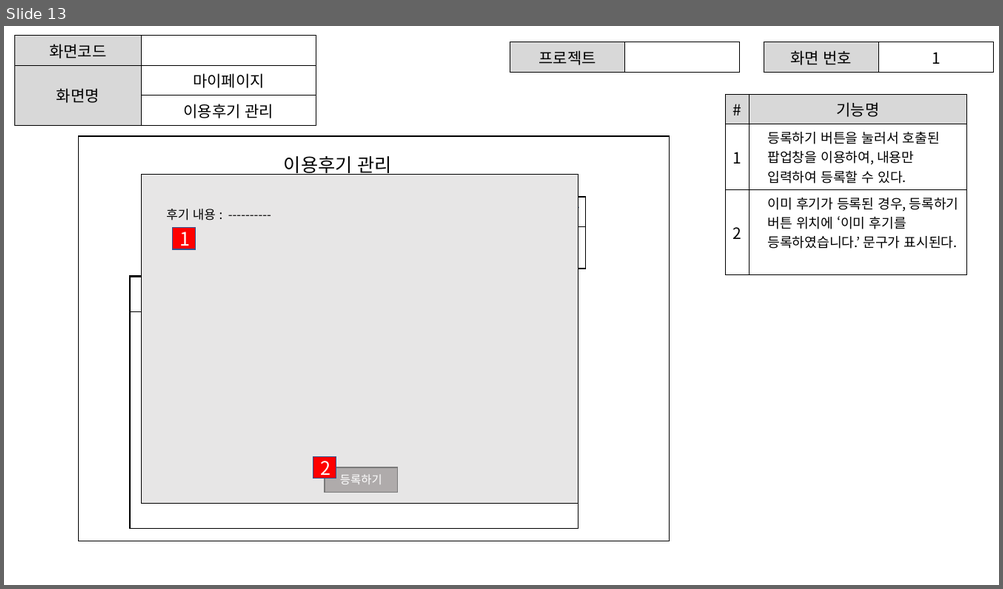
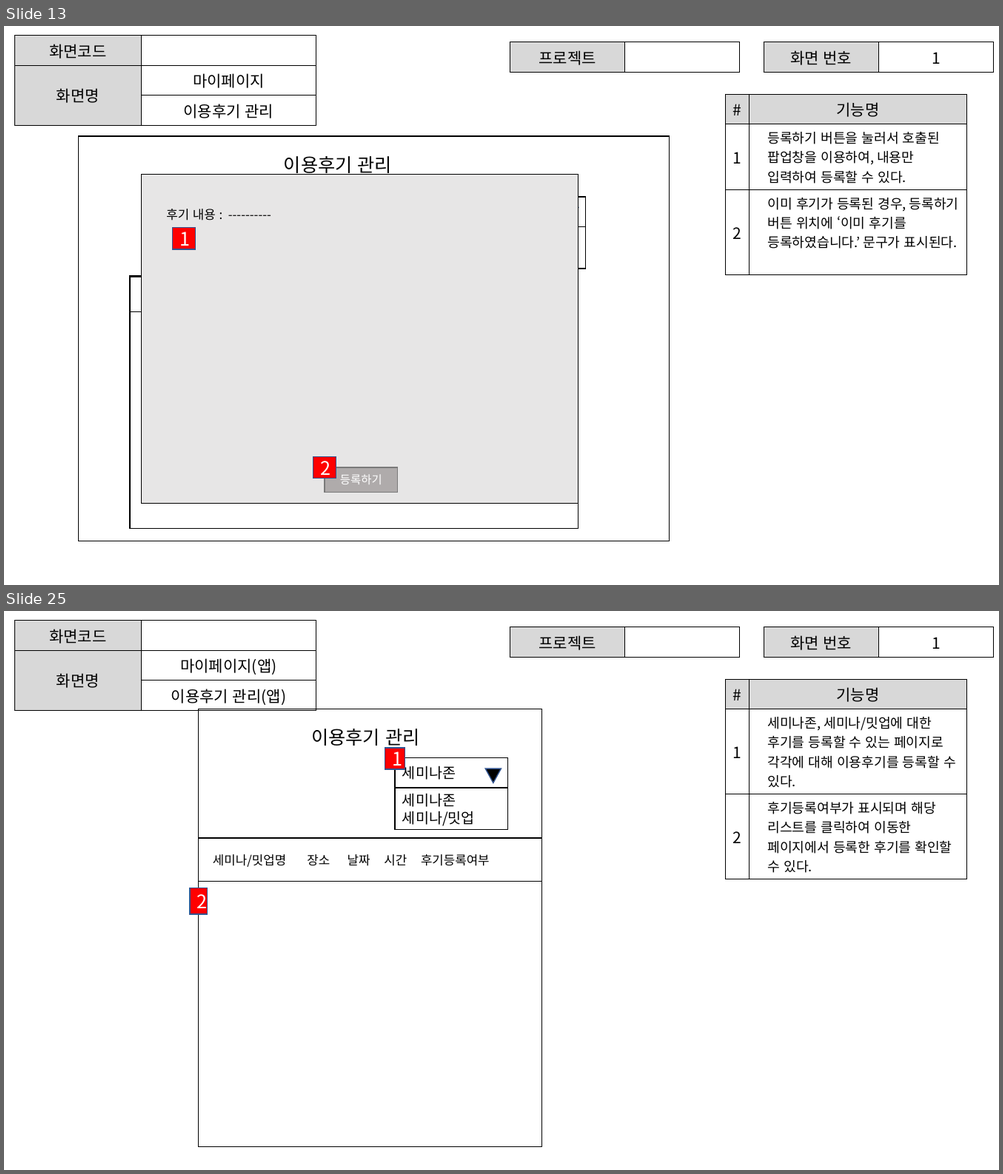
Before and after one commit to ezenteam2/e-Zone, a slide deck: gr2_lhj/마이페이지.pptx. Shown one above the other, each under a label of ours: slide 13 before the commit, slides 13 and 25 after it; the slides between them are not shown. The pictures are 1003x589 and 1003x1174 pixels, drawn with LibreOffice and Linux fonts; fonts in the diff are those of the drawing. Boxes give left, top, right and bottom in pixels: in the first picture for what was removed or moved away, otherwise in the second. Text is boxed around its words. In the diff, an @@ line names an element or a change of style, - is before the commit and + after.

```diff
--- a/gr2_lhj/마이페이지.pptx
+++ b/gr2_lhj/마이페이지.pptx
@@ slide 25 added at bbox=[4, 611, 999, 1170], background #FFFFFF @@
@@ table added at bbox=[14, 621, 316, 708], 3 rows, 2 columns @@
+화면코드 | 
+화면명 | 마이페이지(앱)
+ | 이용후기 관리(앱)
@@ table added at bbox=[510, 627, 740, 653], 1 rows, 2 columns @@
+프로젝트 | 
@@ table added at bbox=[763, 627, 993, 653], 1 rows, 2 columns @@
+화면 번호 | 1
@@ table added at bbox=[726, 680, 967, 876], 3 rows, 2 columns @@
+# | 기능명
+1 | 세미나존, 세미나/밋업에 대한 후기를 등록할 수 있는 페이지로 각각에 대해 이용후기를 등록할 수 있다.
+2 | 후기등록여부가 표시되며 해당 리스트를 클릭하여 이동한 페이지에서 등록한 후기를 확인할 수 있다.
@@ group added at bbox=[190, 709, 542, 1147]: 7 rectangles, 1 text, 1 triangle @@
+이용후기 관리
+세미나존
+세미나존
+세미나/밋업
+1
+세미나/밋업명 장소 날짜 시간 후기등록여부
+2
```
Also in this commit, not shown: 12 other slides added, 2 other files.
